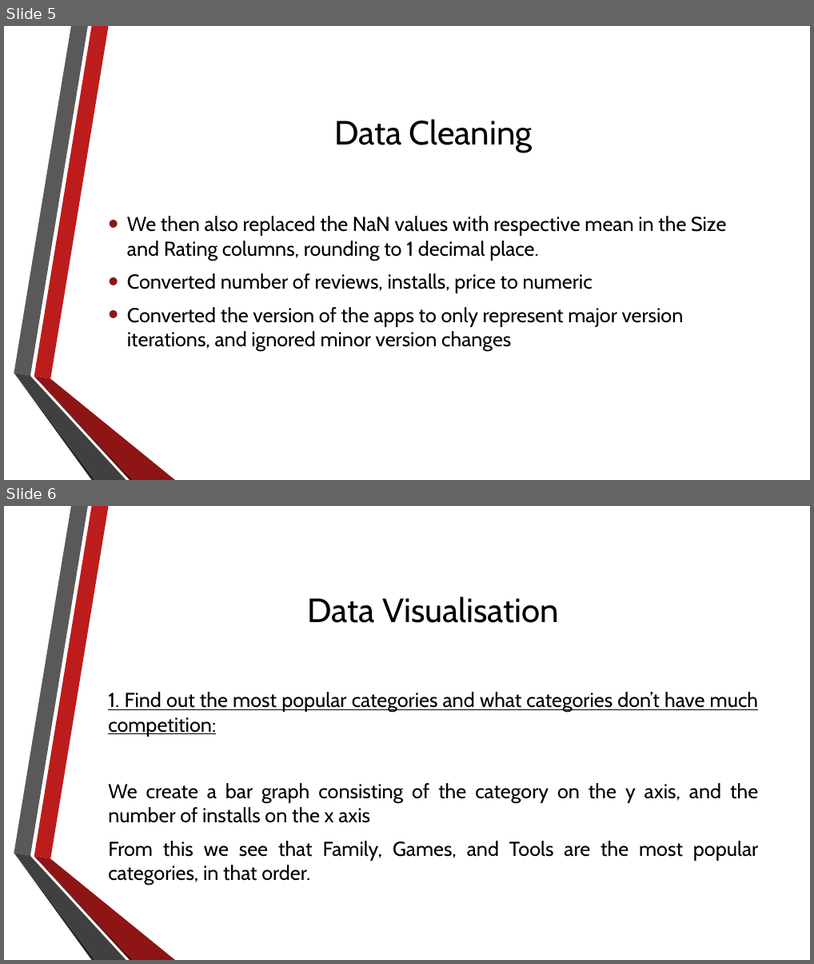
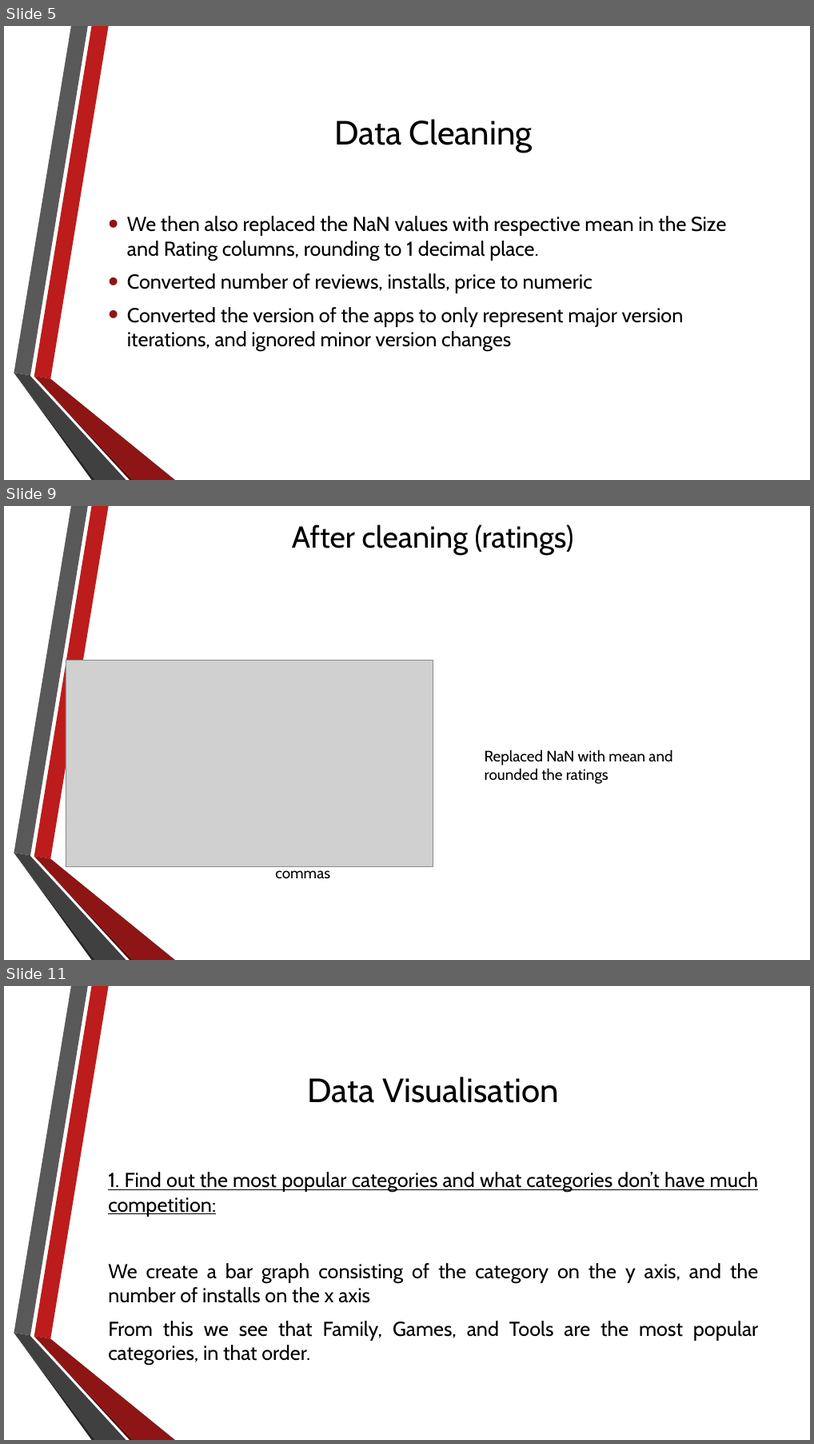
Before and after one commit to taherlokhandwala/IDSProject, a slide deck: IDS.pptx. Shown one above the other, each under a label of ours: slides 5 and 6 before the commit, slides 5, 9 and 11 after it; the slides between them are not shown. The pictures are 814x964 and 814x1444 pixels, drawn with LibreOffice and Linux fonts; fonts in the diff are those of the drawing; grey boxes stand for pictures; background and template pictures are left out. Boxes give left, top, right and bottom in pixels: in the first picture for what was removed or moved away, otherwise in the second. Text is boxed around its words. In the diff, an @@ line names an element or a change of style, - is before the commit and + after.

```diff
--- a/IDS.pptx
+++ b/IDS.pptx
@@ slide 9 added at (4,506,810,960), background picture (left out); not listed: 6 template elements that a slide beside it also shows @@
@@ title added at (292,524,574,555), 36 pt, text #000000 @@
+After cleaning (ratings)
@@ picture added at (66,660,433,867) @@
@@ text added at (485,749,673,784), 18 pt, text #000000 @@
+Replaced NaN with mean and
+rounded the ratings
@@ text added at (275,865,330,878), 18 pt, text #000000 @@
+Removed commas
@@ what was slide 6 is now slide 11 @@
```
Also in this commit, not shown: 8 other slides added, 7 other files.
